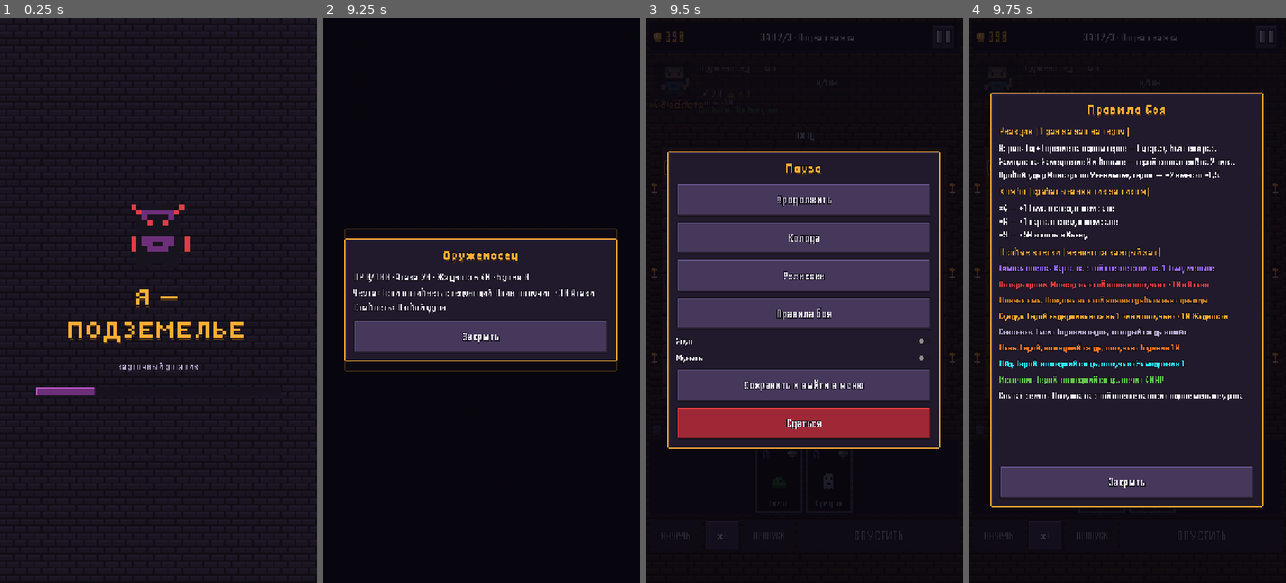
Above: before the commit, frames 1-4 (left to right).
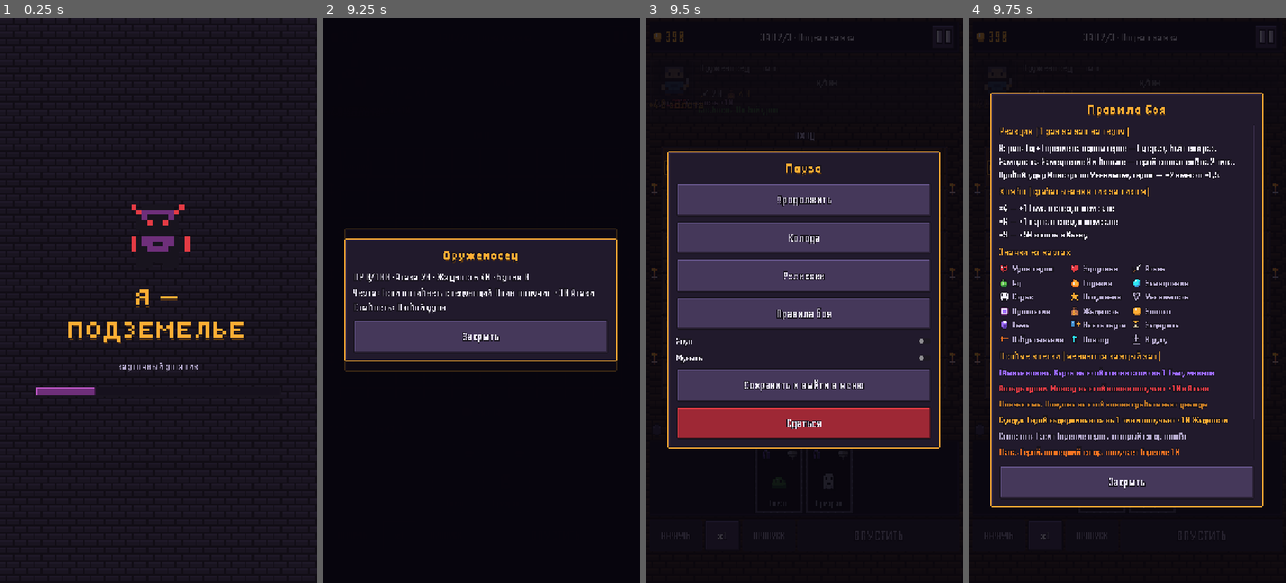
Above: after the commit, the same moments.

Repository: evgengoldwar/NeonPrime
Game: Godot game, scene res://tools/ui_shots.tscn
Two runs of this game, one before a commit and one after it. Both use one fixed random seed, a clock stepped at 60 frames per second and the inputs below. This scene is started directly instead of the project's main scene.
Inputs (mouse positions are in pixels of both pictures, inside the frame that each line leads up to):
- Up to frame 1 (0.25 s): no input
- Up to frame 2 (9.25 s): tap Enter at 0.5 s; move the mouse to (551, 272) at 0.52 s; click (551, 272) at 0.67 s; click (617, 40) at 1.27 s; click (620, 63) at 2.02 s; click (620, 91) at 2.77 s; click "<" at 3.5 s; click "Забрать" at 4.25 s; click (354, 560) at 5.02 s; click "Пропустить" at 5.75 s; click "Тьма" at 6.5 s; click "Бой" at 7.25 s; click "ВЕРНУТЬ" at 8 s; click "x1" at 8.75 s
- Up to frame 3 (9.5 s): no input
- Up to frame 4 (9.75 s): click "Правила боя" at 9.5 s

Frames 1-3 are identical in both runs. In frame 4, 5.0% of the frame differs, in the area x 9-90%, y 19-78%.
Error in both runs: Invalid call. Nonexistent function '_next' in base 'Control (menu.gd)'. (res://tools/ui_shots.gd:73)

Commit message:
Значок урона — разбитое сердце; расшифровка значков в правилах и окне карты
Co-Authored-By: Claude Opus 5.5 <noreply@anthropic.com>
Claude-Session: https://claude.ai/code/session_01CBXFTShUYY1UPBHpFGh8b6

Diff:
--- a/scripts/ui/run_menus.gd
+++ b/scripts/ui/run_menus.gd
@@ -129,6 +129,8 @@
 	v.add_child(UI.label("Взрыв: Яд + Горение на одном герое — Яд сразу бьёт ещё раз.\nЗаморозка: Замедление 3 и больше — герой скован ещё на 2 тика.\nПробой: удар Монстра по Уязвимому герою — ×2 вместо ×1,5.", 20))
 	v.add_child(UI.label("Комбо (срабатывания тик за тиком)", 24, UI.GOLD))
 	v.add_child(UI.label("×4 — +1 Тьма в следующем зале\n×6 — +1 карта в следующем зале\n×9 — +50 золота в Казну", 20))
+	v.add_child(UI.label("Значки на картах", 24, UI.GOLD))
+	v.add_child(UI.icon_legend())
 	v.add_child(UI.label("Особые клетки (меняются каждый зал)", 24, UI.GOLD))
 	for k in BattleScript.CELL_MODS.keys():
 		var info: Array = BattleScript.CELL_MODS[k]
--- a/scripts/ui/ui.gd
+++ b/scripts/ui/ui.gd
@@ -550,6 +550,54 @@
 	"damage": RED, "poison": GREEN, "burn": Color("#f77622"), "slow": SOUL, "curse": DARK,
 	"greed": GOLD, "gold": GOLD, "dark": DARK, "monsters_hp": RED,
 }
+## Расшифровка значков на картах.
+const ICON_LEGEND := [
+	["hit", "Урон герою"], ["heart", "Здоровье"], ["sword", "Атака"], ["poison", "Яд"], ["burn", "Горение"],
+	["slow", "Замедление"], ["fear", "Страх"], ["stun", "Оглушение"], ["vuln", "Уязвимость"],
+	["curse", "Проклятие"], ["greed", "Жадность"], ["coin", "Золото"], ["dark", "Тьма"],
+	["draw", "Взять карты"], ["hold", "Задержка"], ["back", "Отбрасывание"], ["repeat", "Повтор"],
+	["hand", "В руку"],
+]
+
+
+## Сетка «значок — название» для подсказок.
+static func icon_legend(only: Array = []) -> GridContainer:
+	var g := GridContainer.new()
+	g.columns = 3
+	g.add_theme_constant_override("h_separation", 14)
+	g.add_theme_constant_override("v_separation", 4)
+	for it in ICON_LEGEND:
+		if not only.is_empty() and not it[0] in only:
+			continue
+		var h := hbox(6)
+		var i := icon("icons/" + it[0], 3)
+		i.size_flags_vertical = Control.SIZE_SHRINK_CENTER
+		h.add_child(i)
+		h.add_child(label(it[1], 16, DIM, HORIZONTAL_ALIGNMENT_LEFT, false))
+		g.add_child(h)
+	return g
+
+
+## Какие значки есть на карте (для подсказки в окне карты).
+static func card_icon_names(d: Dictionary) -> Array:
+	var out := []
+	if d.type == "monster":
+		out.append_array(["heart", "sword"])
+	for t in TRIGGERS:
+		for a in d.get(t[0], []):
+			var n: String = ACTION_ICONS.get(a.a, "")
+			if n != "" and not n in out:
+				out.append(n)
+			if a.has("slow_mult") or a.has("if_slowed_mult"):
+				if not "slow" in out:
+					out.append("slow")
+			if a.has("if_greed") and not "greed" in out:
+				out.append("greed")
+			if a.get("if_burning", false) and not "burn" in out:
+				out.append("burn")
+	return out
+
+
 ## Особые механики, которые не выразить значками, — одна короткая строка.
 const SPECIAL_NOTES := {
 	"dark_altar": "Ловушки рядом: +%d урона",
@@ -967,6 +1015,9 @@
 	var p := popup(parent, "")
 	p.box.add_child(center(card_view(id, up, 320, lvl)))
 	p.box.add_child(label(Data.card_text(id, up, lvl), 20, TEXT))
+	var names := card_icon_names(Data.cdef(id, up, lvl))
+	if not names.is_empty():
+		p.box.add_child(icon_legend(names))
 	var help: String = Data.keyword_help(Data.card_text(id, up))
 	if help != "":
 		p.box.add_child(label(help, 16, DIM))
Binary file changed: assets/sprites/icons/hit.png
Not shown, changed: tools/gen_sprites.py
